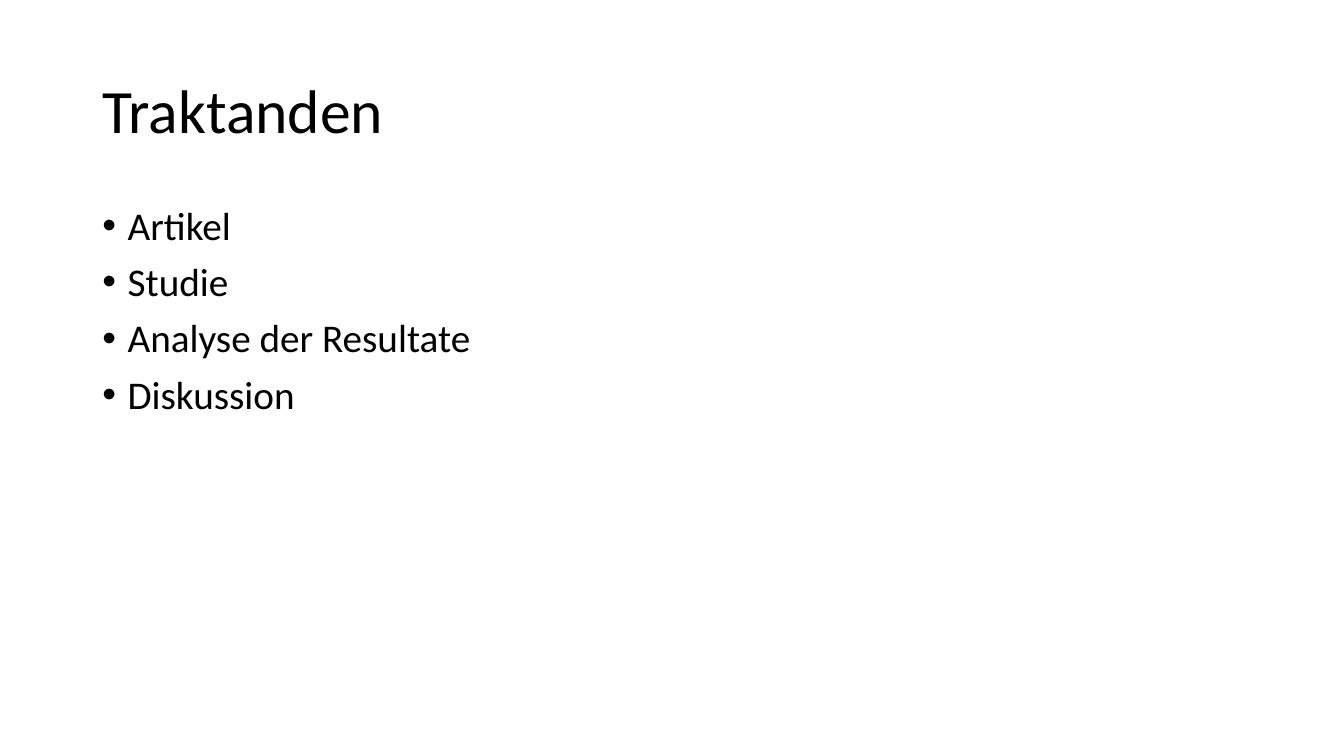
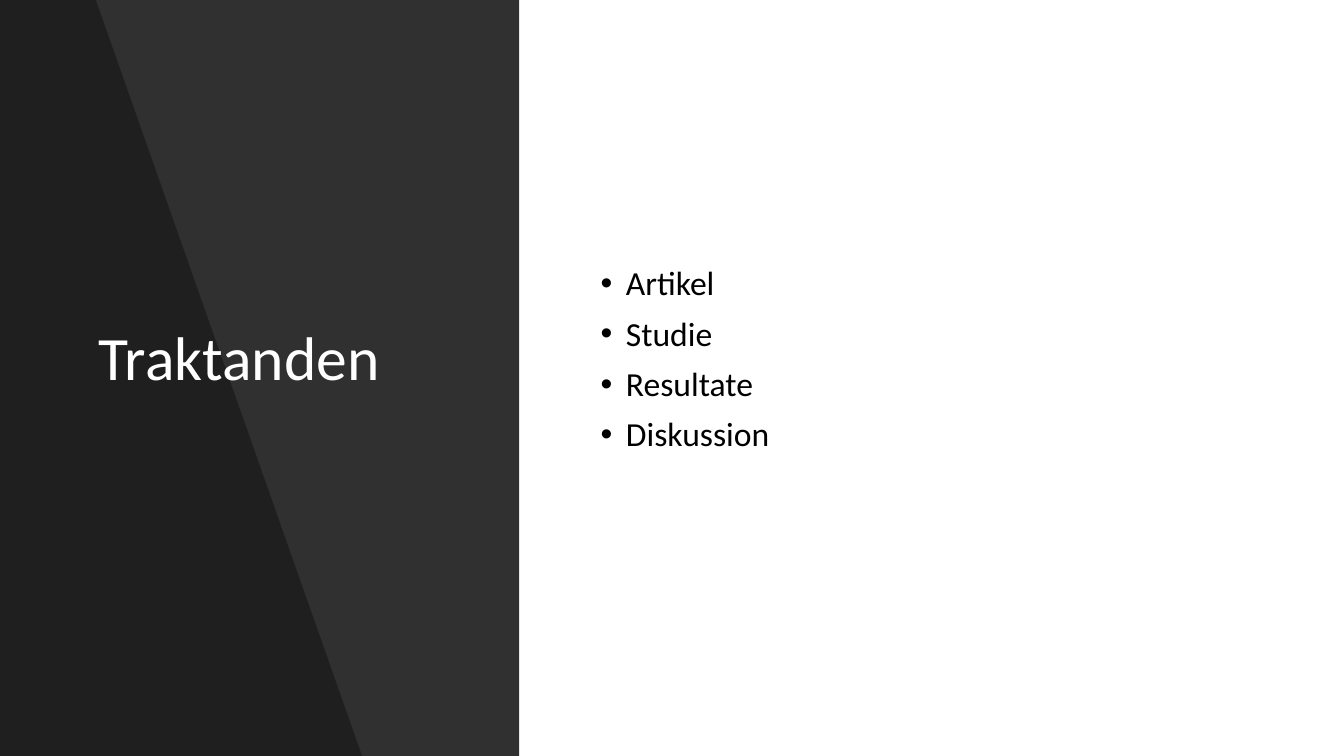
Before and after one commit to buehlpa/ChocolateMilkStudy, a slide deck: slide 2 of pp.pptx. Drawn at 1344x756 pixels with LibreOffice and Linux fonts; fonts in the diff are those of the drawing. Boxes give left, top, right and bottom in pixels: in the first picture for what was removed or moved away, otherwise in the second. Text is boxed around its words. In the diff, an @@ line names an element or a change of style, - is before the commit and + after.

Commit message:
Designgewichte, powerpoint-design

```diff
--- a/pp.pptx
+++ b/pp.pptx
@@ rectangle added at (0, 0, 519, 756), fill #000000 at 81% opacity @@
@@ freeform shape added at (0, 0, 362, 756), fill #000000 at 35% opacity @@
@@ title "Traktanden": place and size @@
-title "Traktanden" at (102, 90, 383, 134)
+title "Traktanden" at (99, 337, 380, 381)
@@ title "Traktanden" at (99, 337, 380, 381): text colour #000000 to #FFFFFF @@
@@ text "Artikel": place and size @@
-text "Artikel" at (128, 212, 470, 410)
+text "Artikel" at (626, 271, 769, 447)
@@ text "Artikel" at (626, 271, 769, 447): vertical alignment top to middle @@
@@ text at (626, 271, 769, 447): size 28 to 24 pt in "Artikel", "Studie", "Diskussion" @@
@@ text at (626, 372, 753, 397): text changed; size 28 to 24 pt @@
-• Analyse der Resultate
+• Resultate
```
Also in this commit, not shown: 9 other slides changed, 3 slides added, 1 slide removed, 5 other files.
